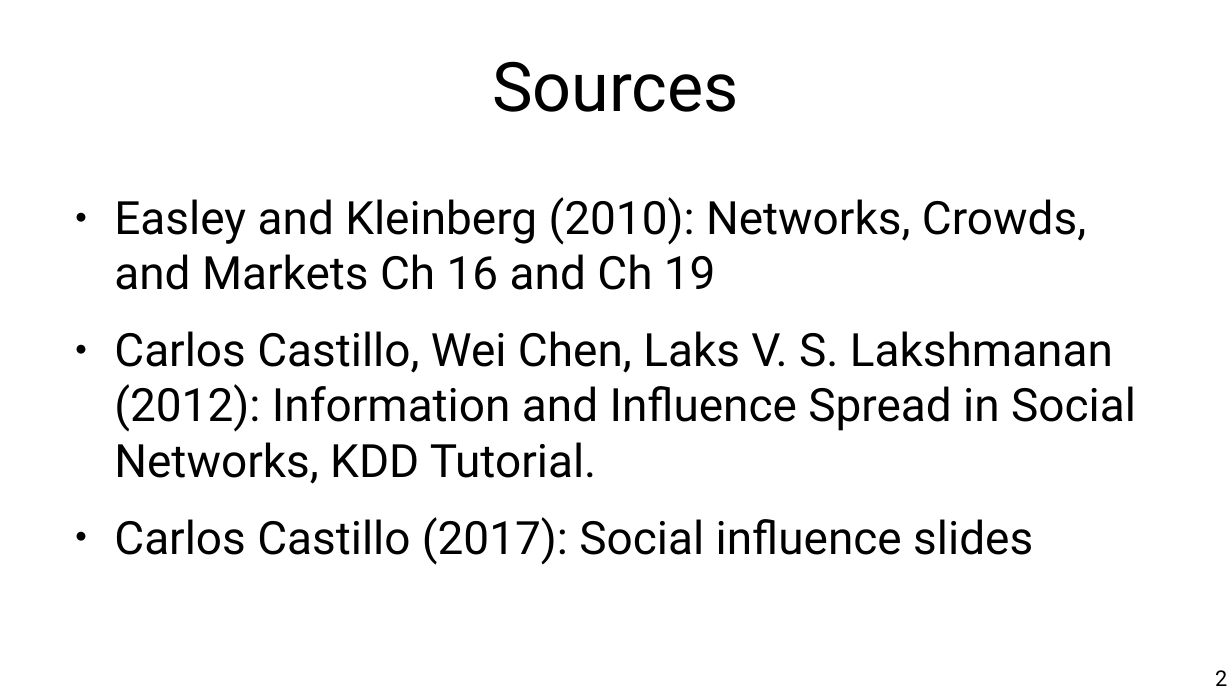
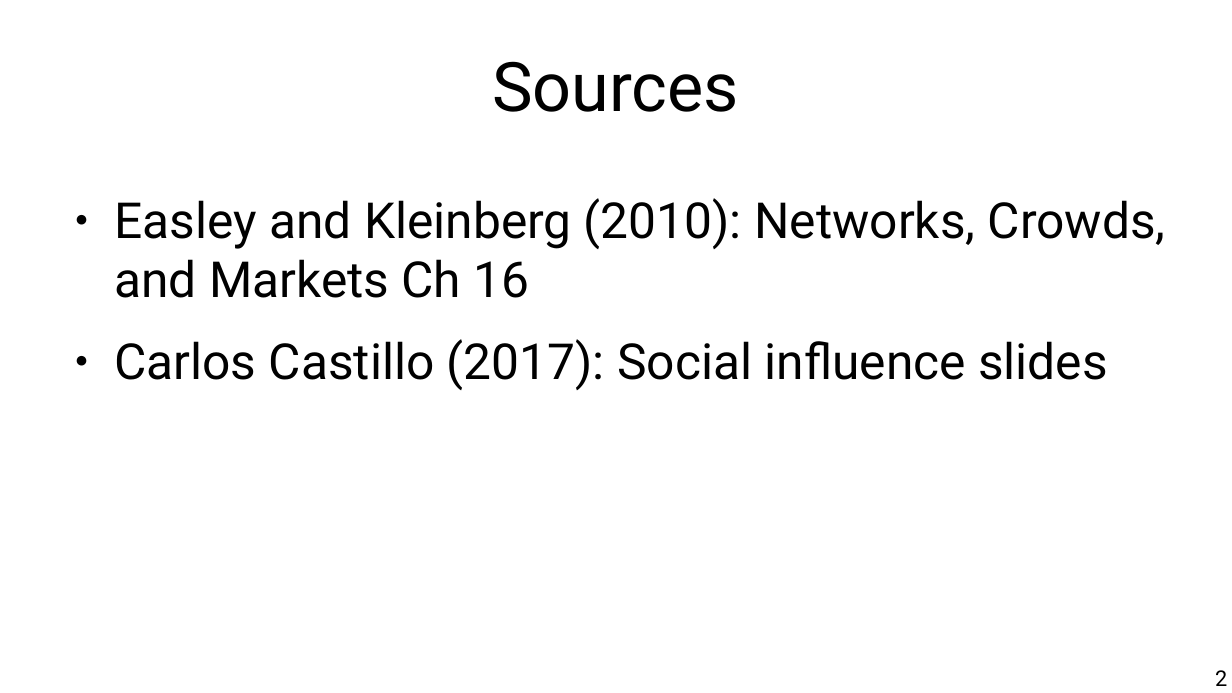
Before and after one commit to chatox/networks-science-course, a slide deck: slide 2 of theory/tt17_information_cascades.odp. Drawn at 1232x693 pixels with LibreOffice and Linux fonts; fonts in the diff are those of the drawing. Boxes give left, top, right and bottom in pixels: in the first picture for what was removed or moved away, otherwise in the second. Text is boxed around its words. In the diff, an @@ line names an element or a change of style, - is before the commit and + after.

```diff
--- a/theory/tt17_information_cascades.odp
+++ b/theory/tt17_information_cascades.odp
@@ text at bbox=[114, 198, 1166, 298]: text changed; size 29.6 to 32 pt @@
-● Easley and Kleinberg (2010): Networks, Crowds, and Markets Ch 16 and Ch 19
-● Carlos Castillo, Wei Chen, Laks V. S. Lakshmanan (2012): Information and Influence Spread in Social Networks, KDD Tutorial.
+● Easley and Kleinberg (2010): Networks, Crowds, and Markets Ch 16
@@ text at bbox=[114, 339, 1108, 390]: size 29.6 to 32 pt in "Carlos Castillo (2017): Social influence slides" @@
```
Also in this commit, not shown: 4 other slides changed, 1 other file.
